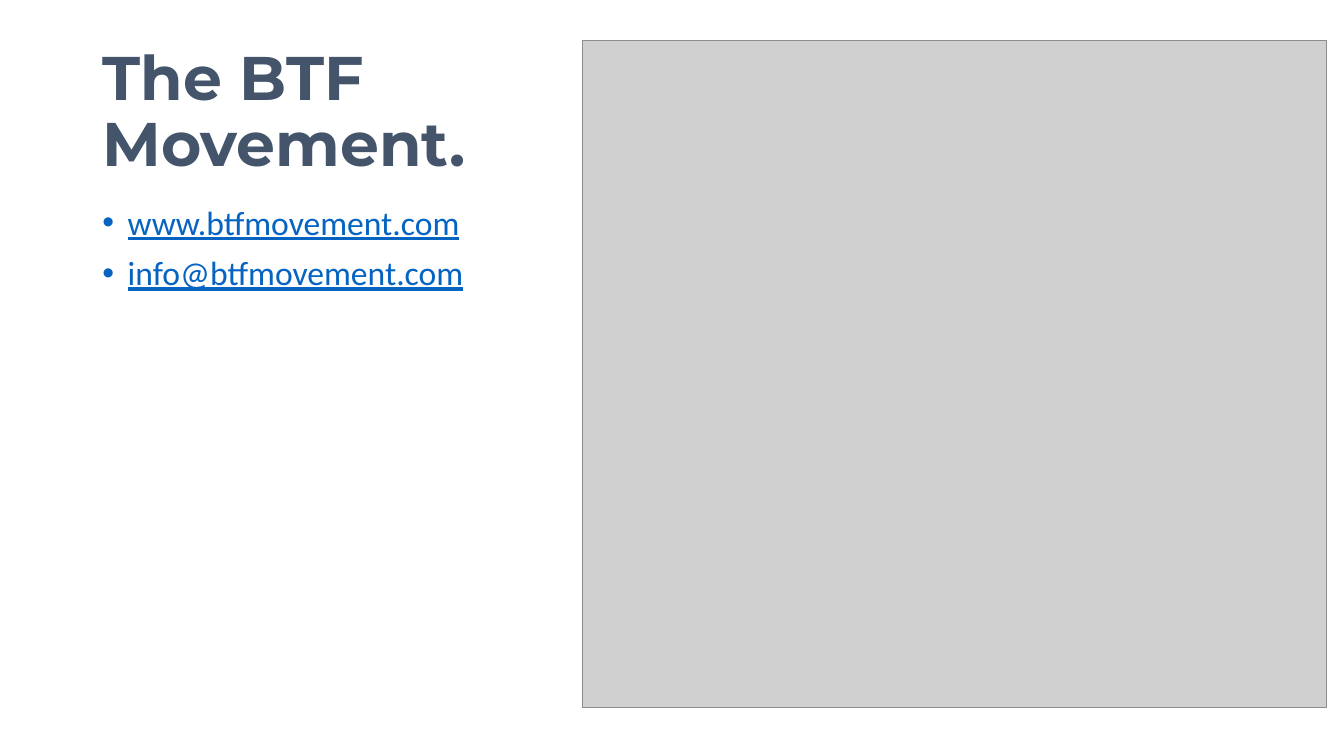
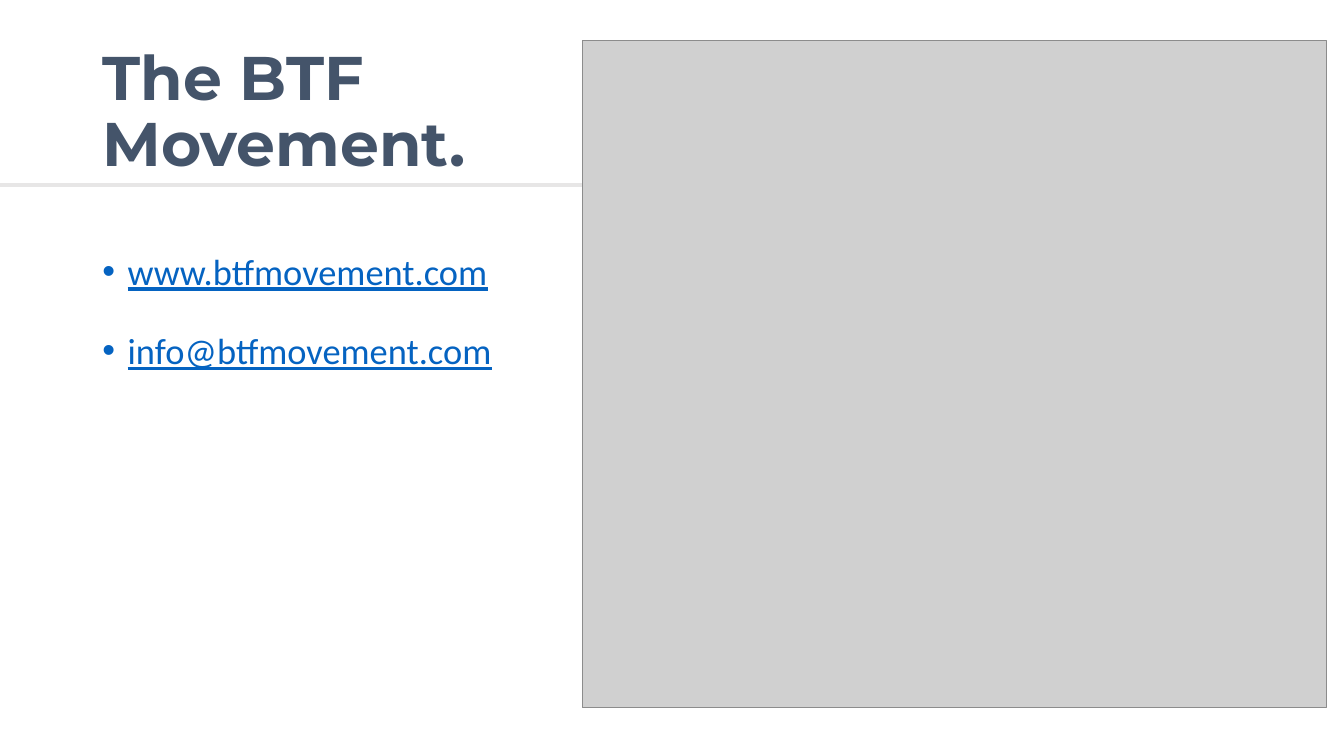
Before and after one commit to avifarah/Know-the-signs-when-and-how-talk-about-drugs, a slide deck: slide 14 of Know the Signs_When and How to Talk about Drugs.pptx. Drawn at 1344x756 pixels with LibreOffice and Linux fonts; fonts in the diff are those of the drawing; grey boxes stand for pictures. Boxes give left, top, right and bottom in pixels: in the first picture for what was removed or moved away, otherwise in the second. Text is boxed around its words. In the diff, an @@ line names an element or a change of style, - is before the commit and + after.

```diff
--- a/Know the Signs_When and How to Talk about Drugs.pptx
+++ b/Know the Signs_When and How to Talk about Drugs.pptx
@@ line added from (0, 185) to (612, 185), #E7E6E6 3 pt @@
@@ text "www.btfmovement.com": place and size @@
-text "www.btfmovement.com" at (128, 211, 464, 291)
+text "www.btfmovement.com" at (128, 259, 492, 370)
@@ text "www.btfmovement.com" at (128, 259, 492, 370): size 24 to 26 pt; line spacing 0.9 to 1.5 @@
```
Also in this commit, not shown: 14 other slides changed.
